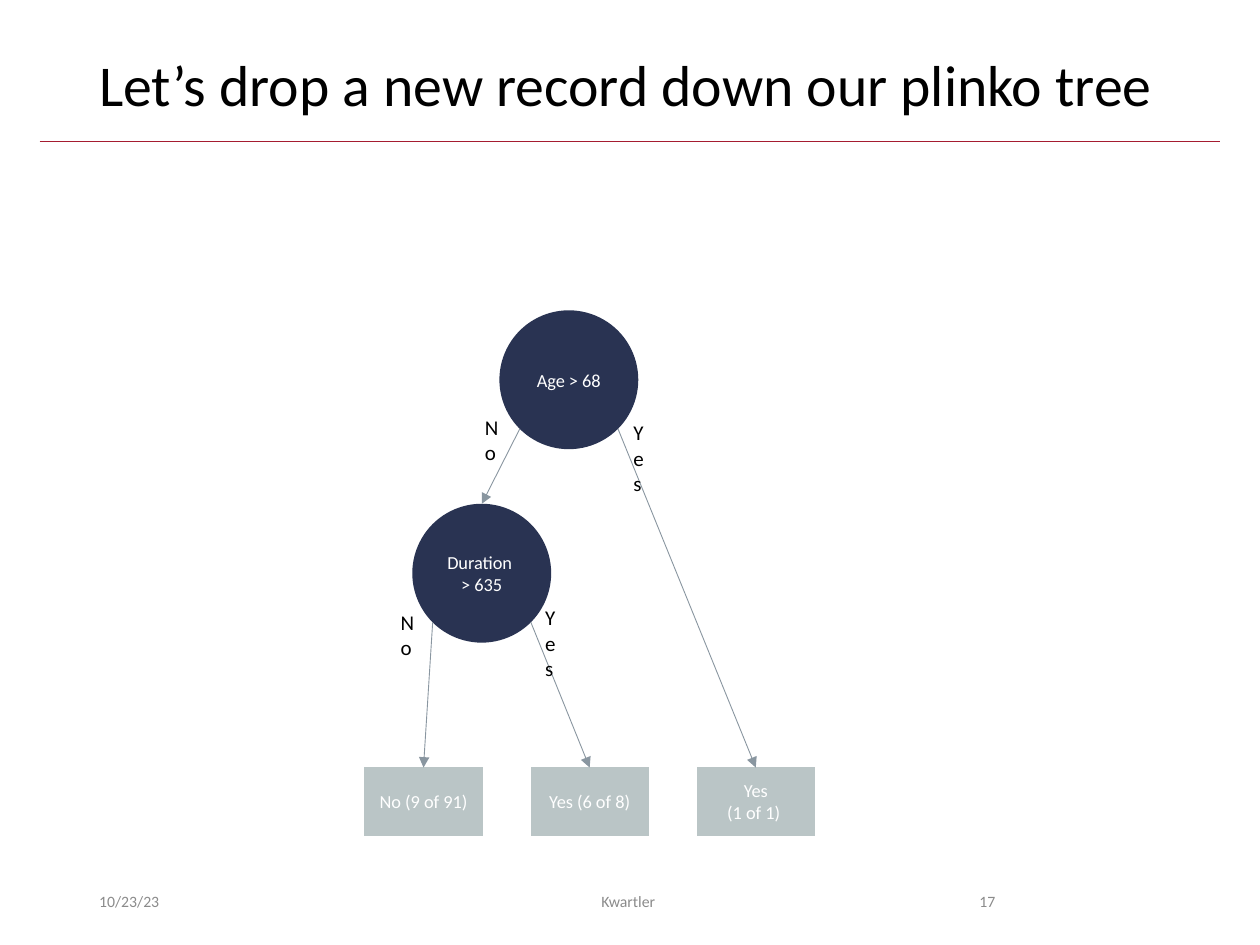
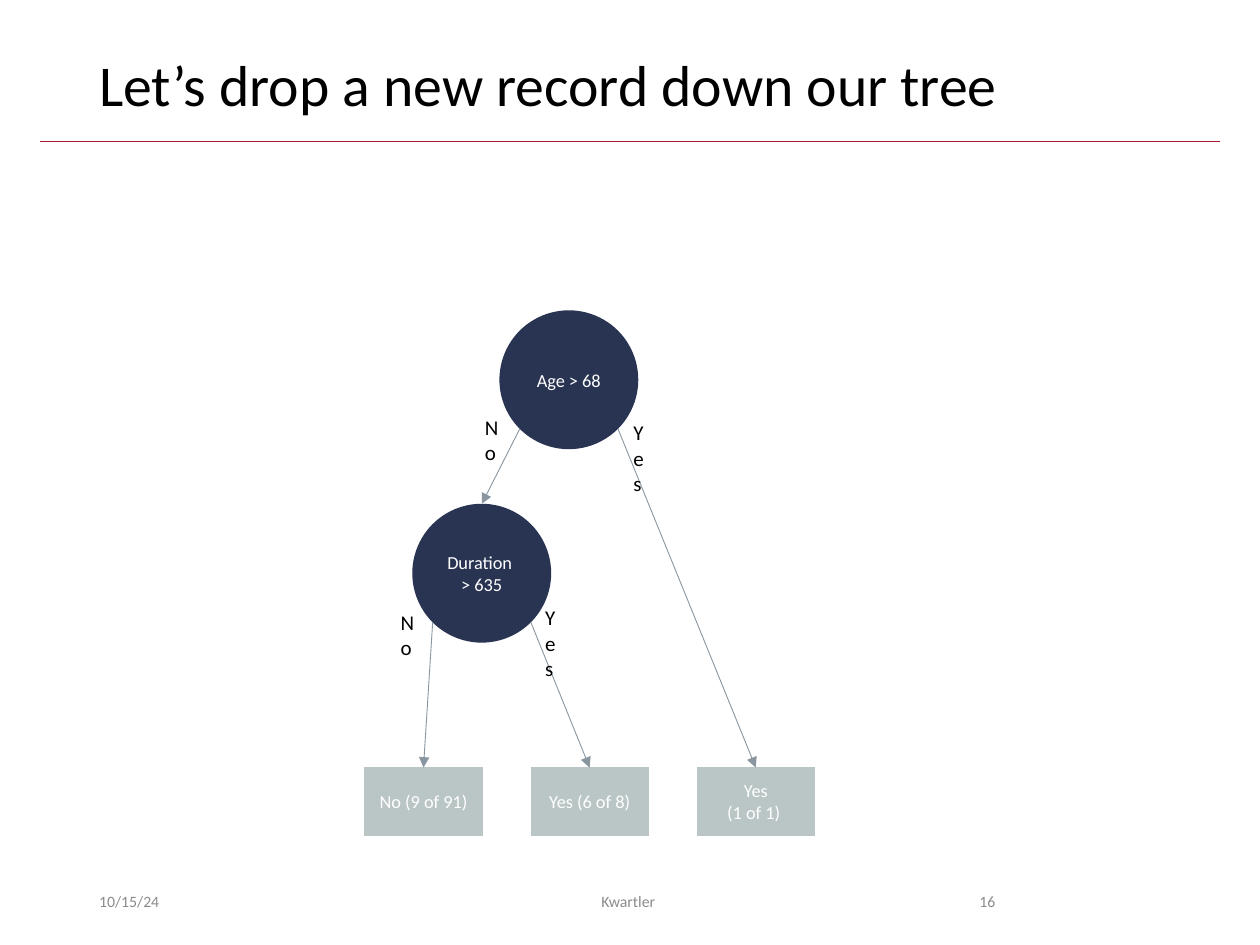
Before and after one commit to kwartler/Vienna_24, a slide deck: slide 16 of Fall_2024/day1/B_Decision Trees.pptx (slide 17 before the commit). Drawn at 1260x945 pixels with LibreOffice and Linux fonts; fonts in the diff are those of the drawing; background and template pictures are left out. Boxes give left, top, right and bottom in pixels: in the first picture for what was removed or moved away, otherwise in the second. Text is boxed around its words. In the diff, an @@ line names an element or a change of style, - is before the commit and + after.

```diff
--- a/Fall_2024/day1/B_Decision Trees.pptx
+++ b/Fall_2024/day1/B_Decision Trees.pptx
@@ title at [99, 65, 997, 116]: text changed @@
-Let’s drop a new record down our plinko tree
+Let’s drop a new record down our tree
@@ text at [99, 896, 159, 908]: text changed @@
-10/23/23
+10/15/24
@@ page number at [979, 896, 995, 907]: text changed @@
-17
+16
```
Also in this commit, not shown: 32 other slides changed, 1 slide removed, 33 other files.
